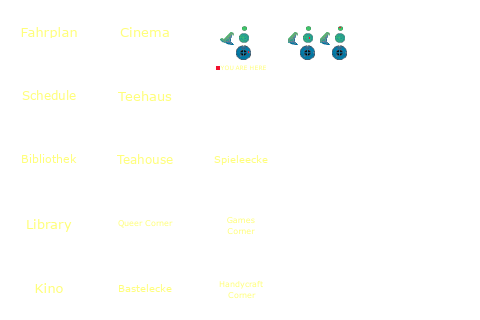
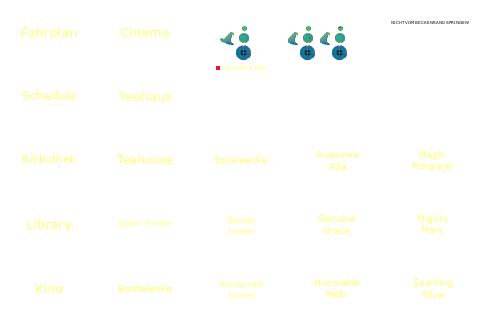
Layer changes from the first (480, 320) image to the second:
added layer "NICHT VOM BECKENRAND SPRINGEN!" above "signs.png" over 391, 21, 469, 25
renamed "Hintergrund" to "signs.png", painted on it over 314, 151, 453, 299
